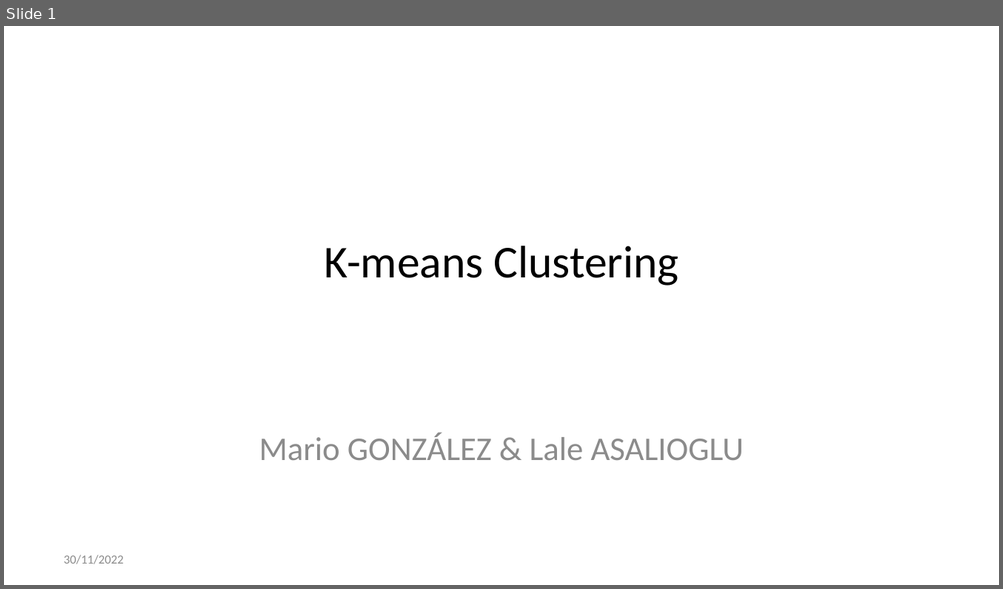
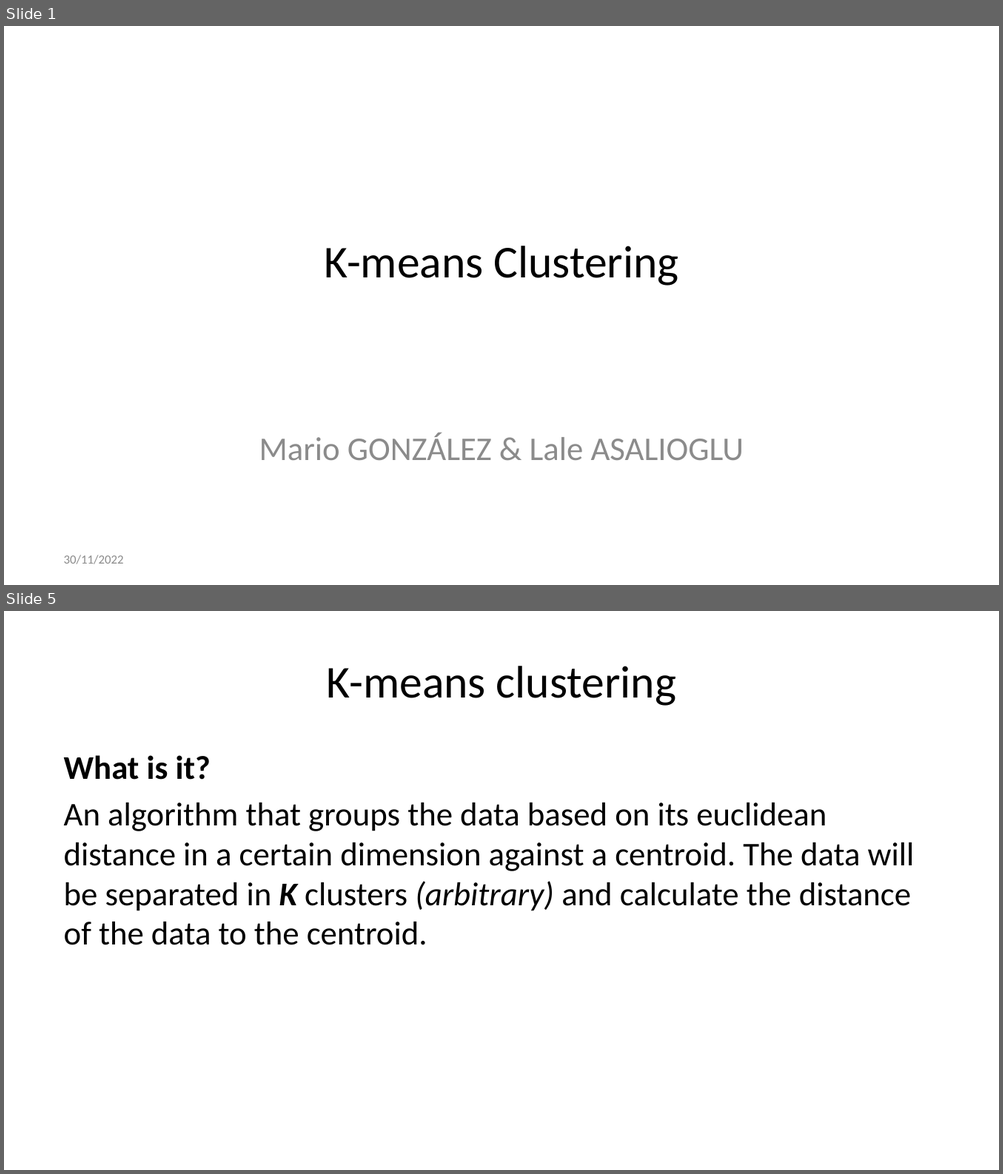
Before and after one commit to Rionzagal/ESILV-notes, a slide deck: src/Machine Learning/k_means/k_means_clustering.pptx. Shown one above the other, each under a label of ours: slide 1 before the commit, slides 1 and 5 after it; the slides between them are not shown. The pictures are 1003x589 and 1003x1174 pixels, drawn with LibreOffice and Linux fonts; fonts in the diff are those of the drawing. Boxes give left, top, right and bottom in pixels: in the first picture for what was removed or moved away, otherwise in the second. Text is boxed around its words. In the diff, an @@ line names an element or a change of style, - is before the commit and + after.

```diff
--- a/src/Machine Learning/k_means/k_means_clustering.pptx
+++ b/src/Machine Learning/k_means/k_means_clustering.pptx
@@ slide 5 added at (4, 611, 999, 1170), background #FFFFFF @@
@@ title added at (326, 666, 676, 706), 33 pt, text #000000 @@
+K-means clustering
@@ text added at (64, 755, 914, 945), 24 pt, text #000000 @@
+What is it?
+An algorithm that groups the data based on its euclidean distance in a certain dimension against a centroid. The data will be separated in K clusters (arbitrary) and calculate the distance of the data to the centroid.
```
Also in this commit, not shown: 1 slide changed, 3 other slides added, 1 slide removed, 5 other files.
